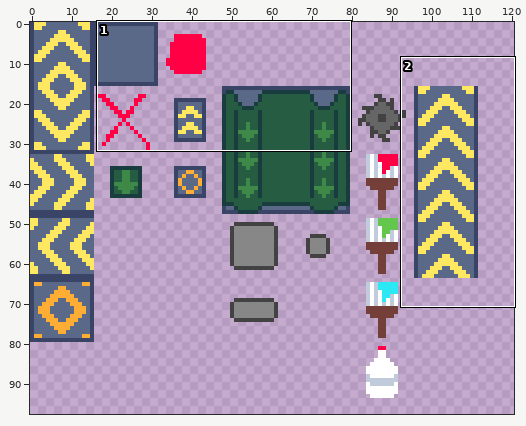
Edited in one commit: sprite sheet (gfx/tileset.png). The first picture is a wide view before the edit; the outline marks the close-up.
Close-up. The starting point:
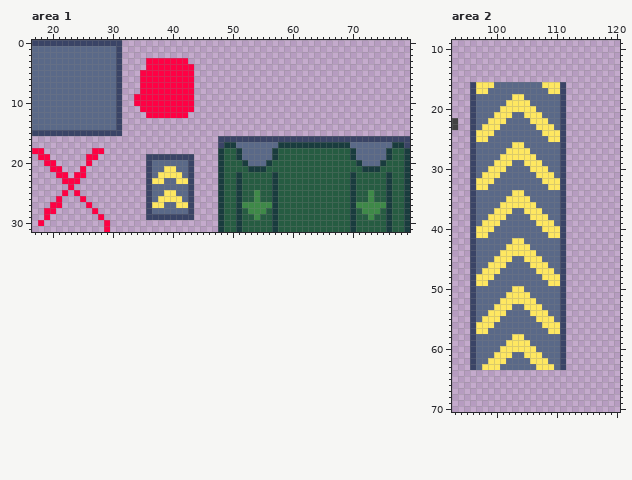
The file is 256x256 pixels. Shown: area 1: x 17..79, y 0..31; area 2: x 93..120, y 9..70. The wide view leaves out empty margins.
The same view after the edit:
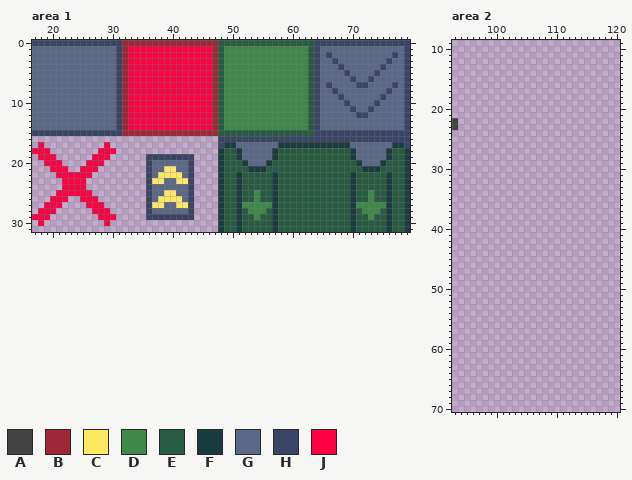
Palette (. is transparent): A #424242  B #9e2835  C #fee761  D #3e8948  E #265c42  F #193c3e  G #5a6988  H #3a4466  J #ff0044
Difference:
Area 1:
y 0: x 32..79 ................................................ -> BBBBBBBBBBBBBBBBEEEEEEEEEEEEEEEEHHHHHHHHHHHHHHHH
y 1: x 32..79 ................................................ -> BJJJJJJJJJJJJJJBEDDDDDDDDDDDDDDEHGGGGGGGGGGGGGGH
y 2: x 32..79 ................................................ -> BJJJJJJJJJJJJJJBEDDDDDDDDDDDDDDEHGHGGGGGGGGGGHGH
y 3: x 32..35 .... -> BJJJ; x 43..79 ..................................... -> JJJJBEDDDDDDDDDDDDDDEHGGHGGGGGGGGHGGH
y 4: x 32..35 .... -> BJJJ; x 44..79 .................................... -> JJJBEDDDDDDDDDDDDDDEHGGGHGGGGGGHGGGH
y 5: x 32..34 ... -> BJJ; x 44..79 .................................... -> JJJBEDDDDDDDDDDDDDDEHGGGGHGGGGHGGGGH
y 6: x 32..34 ... -> BJJ; x 44..79 .................................... -> JJJBEDDDDDDDDDDDDDDEHGGGGGHGGHGGGGGH
y 7: x 32..34 ... -> BJJ; x 44..79 .................................... -> JJJBEDDDDDDDDDDDDDDEHGHGGGGHHGGGGHGH
y 8: x 32..34 ... -> BJJ; x 44..79 .................................... -> JJJBEDDDDDDDDDDDDDDEHGGHGGGGGGGGHGGH
y 9: x 32..33 .. -> BJ; x 44..79 .................................... -> JJJBEDDDDDDDDDDDDDDEHGGGHGGGGGGHGGGH
y 10: x 32..33 .. -> BJ; x 44..79 .................................... -> JJJBEDDDDDDDDDDDDDDEHGGGGHGGGGHGGGGH
y 11: x 32..34 ... -> BJJ; x 44..79 .................................... -> JJJBEDDDDDDDDDDDDDDEHGGGGGHGGHGGGGGH
y 12: x 32..35 .... -> BJJJ; x 43..79 ..................................... -> JJJJBEDDDDDDDDDDDDDDEHGGGGGGHHGGGGGGH
y 13..14: x 32..79 ................................................ -> BJJJJJJJJJJJJJJBEDDDDDDDDDDDDDDEHGGGGGGGGGGGGGGH
y 15: x 32..79 ................................................ -> BBBBBBBBBBBBBBBBEEEEEEEEEEEEEEEEHHHHHHHHHHHHHHHH
y 17: x 18 . -> J; x 29 . -> J
y 18: x 19 . -> J; x 27 J -> .; x 29..30 .. -> JJ
y 19: x 20 . -> J; x 26 J -> .; x 28..29 .. -> JJ
y 20: x 21 . -> J; x 27..28 .. -> JJ
y 21: x 22 . -> J; x 26..27 .. -> JJ
y 22: x 23 . -> J; x 26 . -> J
y 23: x 25 . -> J
y 24: x 22 . -> J; x 24..25 .. -> JJ
y 25: x 21 . -> J; x 23 . -> J; x 25..26 .. -> JJ
y 26: x 20 . -> J; x 22 . -> J; x 26..27 .. -> JJ
y 27: x 19 . -> J; x 27..28 .. -> JJ
y 28: x 18 . -> J; x 28..29 .. -> JJ
y 29: x 17..18 .. -> JJ; x 29..30 .. -> JJ
y 31: x 29 J -> .
Area 2:
y 16: x 96..111 HCCCGGGGGGGGCCCH -> ................
y 17: x 96..111 HCCGGGGGGGGGGCCH -> ................
y 18: x 96..111 HGGGGGGCCGGGGGGH -> ................
y 19: x 96..111 HGGGGGCCCCGGGGGH -> ................
y 20: x 96..111 HGGGGCCCCCCGGGGH -> ................
y 21: x 96..111 HGGGCCCGGCCCGGGH -> ................
y 22: x 96..111 HGGCCCGGGGCCCGGH -> ................
y 23: x 96..111 HGCCCGGGGGGCCCGH -> ................
y 24: x 96..111 HCCCGGGGGGGGCCCH -> ................
y 25: x 96..111 HCCGGGGGGGGGGCCH -> ................
y 26: x 96..111 HGGGGGGCCGGGGGGH -> ................
y 27: x 96..111 HGGGGGCCCCGGGGGH -> ................
y 28: x 96..111 HGGGGCCCCCCGGGGH -> ................
y 29: x 96..111 HGGGCCCGGCCCGGGH -> ................
y 30: x 96..111 HGGCCCGGGGCCCGGH -> ................
y 31: x 96..111 HGCCCGGGGGGCCCGH -> ................
y 32: x 96..111 HCCCGGGGGGGGCCCH -> ................
y 33: x 96..111 HCCGGGGGGGGGGCCH -> ................
y 34: x 96..111 HGGGGGGCCGGGGGGH -> ................
y 35: x 96..111 HGGGGGCCCCGGGGGH -> ................
y 36: x 96..111 HGGGGCCCCCCGGGGH -> ................
y 37: x 96..111 HGGGCCCGGCCCGGGH -> ................
y 38: x 96..111 HGGCCCGGGGCCCGGH -> ................
y 39: x 96..111 HGCCCGGGGGGCCCGH -> ................
y 40: x 96..111 HCCCGGGGGGGGCCCH -> ................
y 41: x 96..111 HCCGGGGGGGGGGCCH -> ................
y 42: x 96..111 HGGGGGGCCGGGGGGH -> ................
y 43: x 96..111 HGGGGGCCCCGGGGGH -> ................
y 44: x 96..111 HGGGGCCCCCCGGGGH -> ................
y 45: x 96..111 HGGGCCCGGCCCGGGH -> ................
y 46: x 96..111 HGGCCCGGGGCCCGGH -> ................
y 47: x 96..111 HGCCCGGGGGGCCCGH -> ................
y 48: x 96..111 HCCCGGGGGGGGCCCH -> ................
y 49: x 96..111 HCCGGGGGGGGGGCCH -> ................
y 50: x 96..111 HGGGGGGCCGGGGGGH -> ................
y 51: x 96..111 HGGGGGCCCCGGGGGH -> ................
y 52: x 96..111 HGGGGCCCCCCGGGGH -> ................
y 53: x 96..111 HGGGCCCGGCCCGGGH -> ................
y 54: x 96..111 HGGCCCGGGGCCCGGH -> ................
y 55: x 96..111 HGCCCGGGGGGCCCGH -> ................
y 56: x 96..111 HCCCGGGGGGGGCCCH -> ................
y 57: x 96..111 HCCGGGGGGGGGGCCH -> ................
y 58: x 96..111 HGGGGGGCCGGGGGGH -> ................
y 59: x 96..111 HGGGGGCCCCGGGGGH -> ................
y 60: x 96..111 HGGGGCCCCCCGGGGH -> ................
y 61: x 96..111 HGGGCCCGGCCCGGGH -> ................
y 62: x 96..111 HGGCCCGGGGCCCGGH -> ................
y 63: x 96..111 HGCCCGGGGGGCCCGH -> ................
